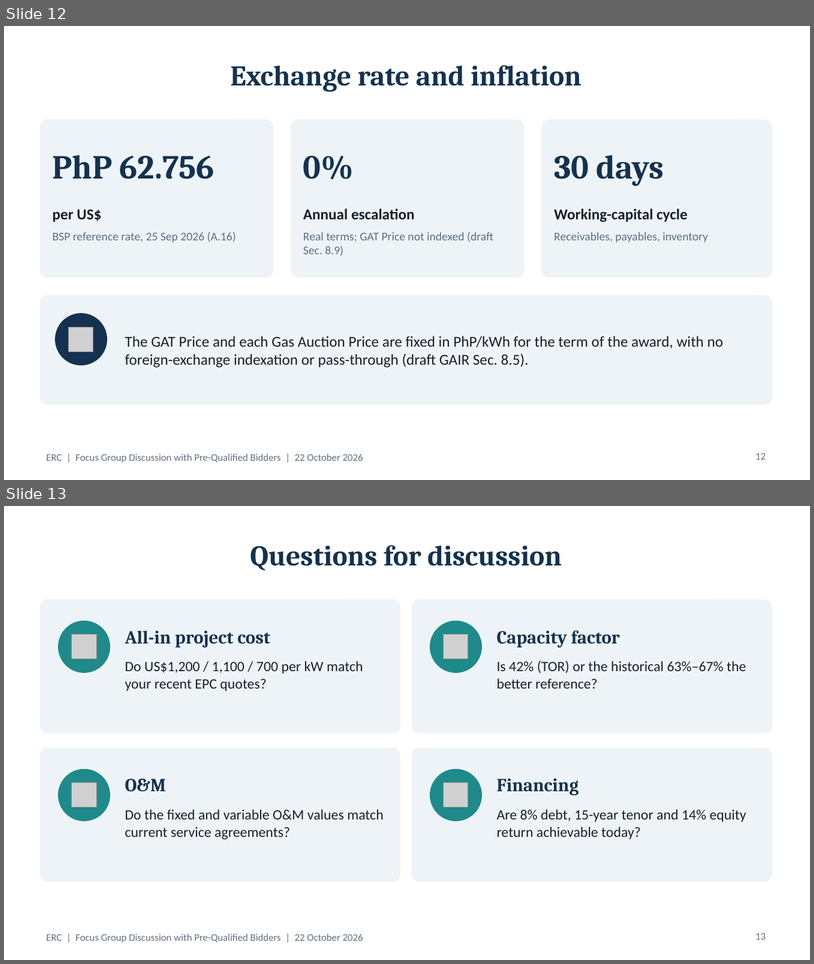
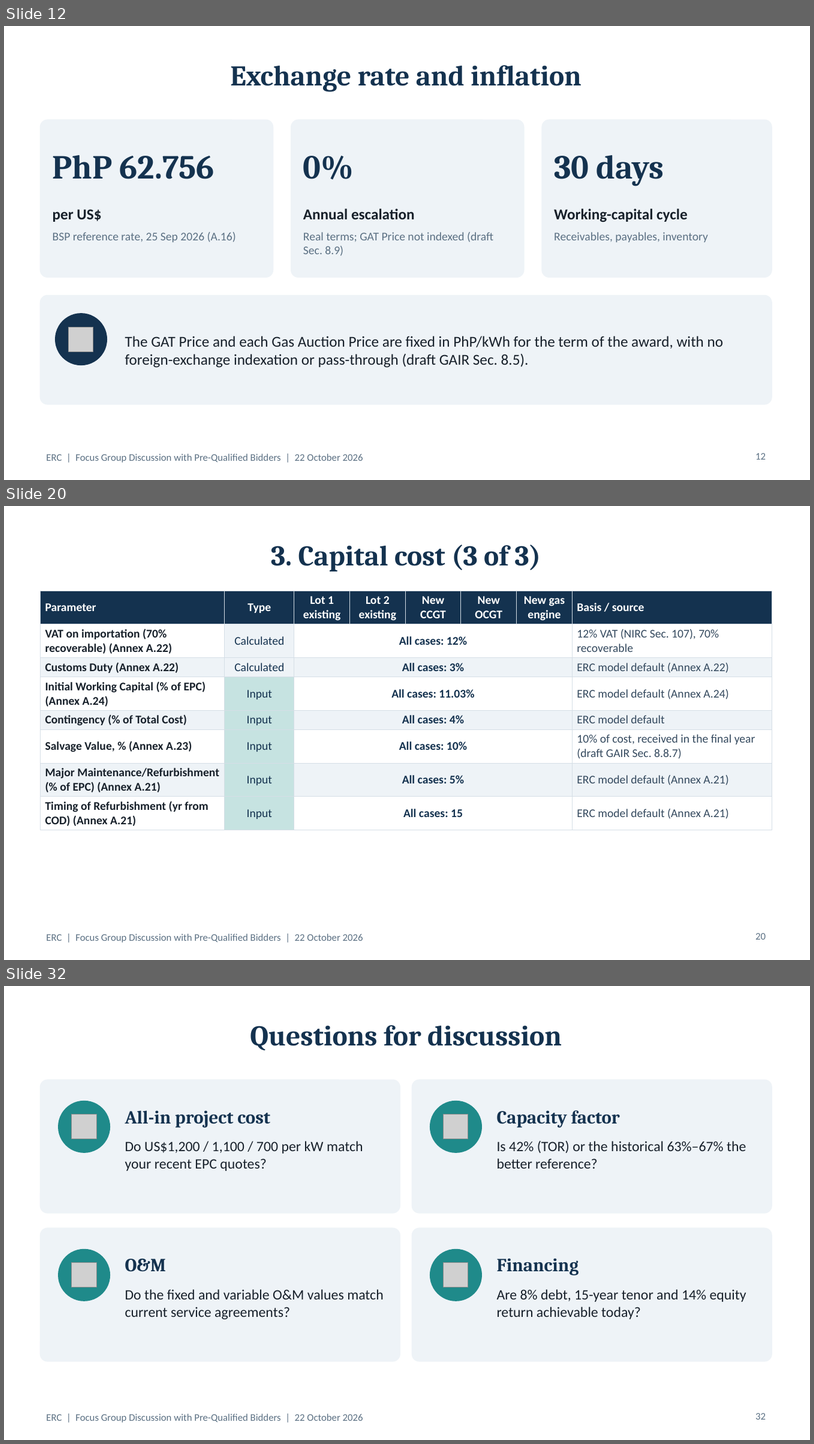
Before and after one commit to polyphase123/Midmerit, a slide deck: ERC_FGD_Model_Assumptions.pptx. Shown one above the other, each under a label of ours: slides 12 and 13 before the commit, slides 12, 20 and 32 after it; the slides between them are not shown. The pictures are 814x964 and 814x1444 pixels, drawn with LibreOffice and Linux fonts; fonts in the diff are those of the drawing; grey boxes stand for pictures. Boxes give left, top, right and bottom in pixels: in the first picture for what was removed or moved away, otherwise in the second. Text is boxed around its words. In the diff, an @@ line names an element or a change of style, - is before the commit and + after.

```diff
--- a/ERC_FGD_Model_Assumptions.pptx
+++ b/ERC_FGD_Model_Assumptions.pptx
@@ slide 20 added at [4, 506, 810, 960], background #FFFFFF; not listed: 1 template element that a slide beside it also shows @@
@@ title added at [271, 544, 542, 571], 34 pt, text #14324F, bold @@
+3. Capital cost (3 of 3)
@@ table added at [40, 591, 772, 828], 8 rows, 8 columns @@
+Parameter | Type | Lot 1 existing | Lot 2 existing | New CCGT | New OCGT | New gas engine | Basis / source
+VAT on importation (70% recoverable) (Annex A.22) | Calculated | All cases: 12% |  |  |  |  | 12% VAT (NIRC Sec. 107), 70% recoverable
+Customs Duty (Annex A.22) | Calculated | All cases: 3% |  |  |  |  | ERC model default (Annex A.22)
+Initial Working Capital (% of EPC) (Annex A.24) | Input | All cases: 11.03% |  |  |  |  | ERC model default (Annex A.24)
+Contingency (% of Total Cost) | Input | All cases: 4% |  |  |  |  | ERC model default
+Salvage Value, % (Annex A.23) | Input | All cases: 10% |  |  |  |  | 10% of cost, received in the final year (draft GAIR Sec. 8.8.7)
+Major Maintenance/Refurbishment (% of EPC) (Annex A.21) | Input | All cases: 5% |  |  |  |  | ERC model default (Annex A.21)
+Timing of Refurbishment (yr from COD) (Annex A.21) | Input | All cases: 15 |  |  |  |  | ERC model default (Annex A.21)
@@ page number added at [756, 933, 766, 939], 12 pt, text #5B7083 @@
+20
@@ what was slide 13 is now slide 32 @@
@@ page number at [756, 1413, 766, 1419]: text changed @@
-13
+32
```
Also in this commit, not shown: 18 other slides added.
